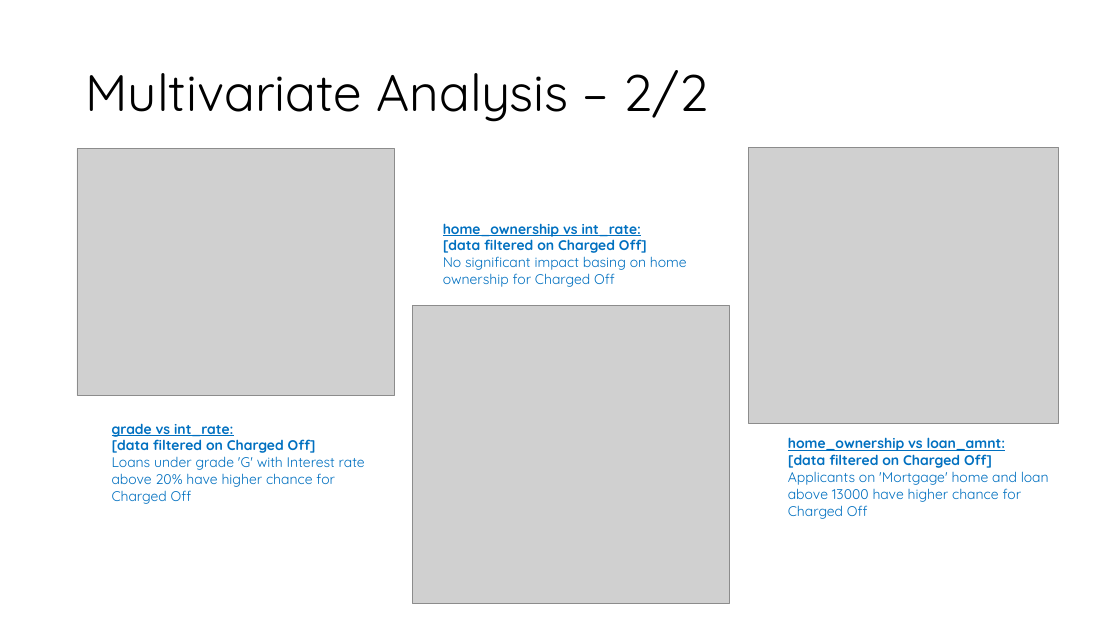
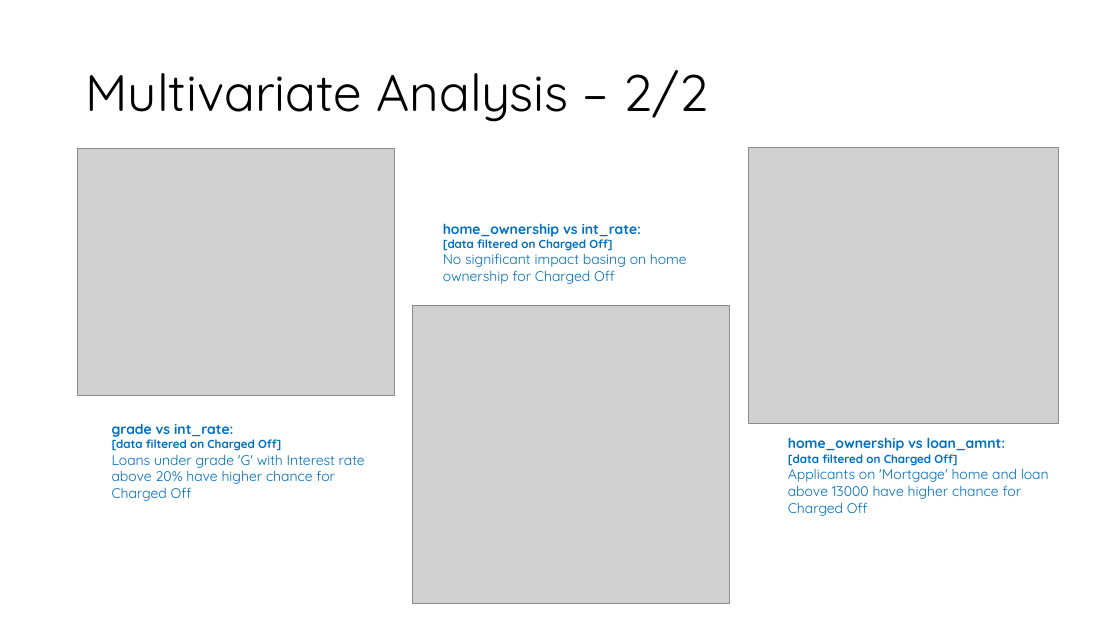
Before and after one commit to sarpsl/LendingClubCaseStudy, a slide deck: slide 16 of Syed_Abdul_Rahim.pptx. Drawn at 1120x630 pixels with LibreOffice and Linux fonts; fonts in the diff are those of the drawing; grey boxes stand for pictures. Boxes give left, top, right and bottom in pixels: in the first picture for what was removed or moved away, otherwise in the second. Text is boxed around its words. In the diff, an @@ line names an element or a change of style, - is before the commit and + after.

```diff
--- a/Syed_Abdul_Rahim.pptx
+++ b/Syed_Abdul_Rahim.pptx
@@ text at bbox=[443, 223, 641, 251]: underline off in "home_ownership vs int_rate:"; size 12 to 10 pt in "[data filtered on Charged Off]" @@
@@ text at bbox=[112, 423, 281, 451]: underline off in "grade vs int_rate:"; size 12 to 10 pt in "[data filtered on Charged Off]" @@
@@ text at bbox=[788, 437, 1006, 466]: underline off in "home_ownership vs loan_amnt:"; size 12 to 10 pt in "[data filtered on Charged Off]" @@
```
Also in this commit, not shown: 12 other slides changed, 3 slides added, 5 slides removed, 3 other files.
